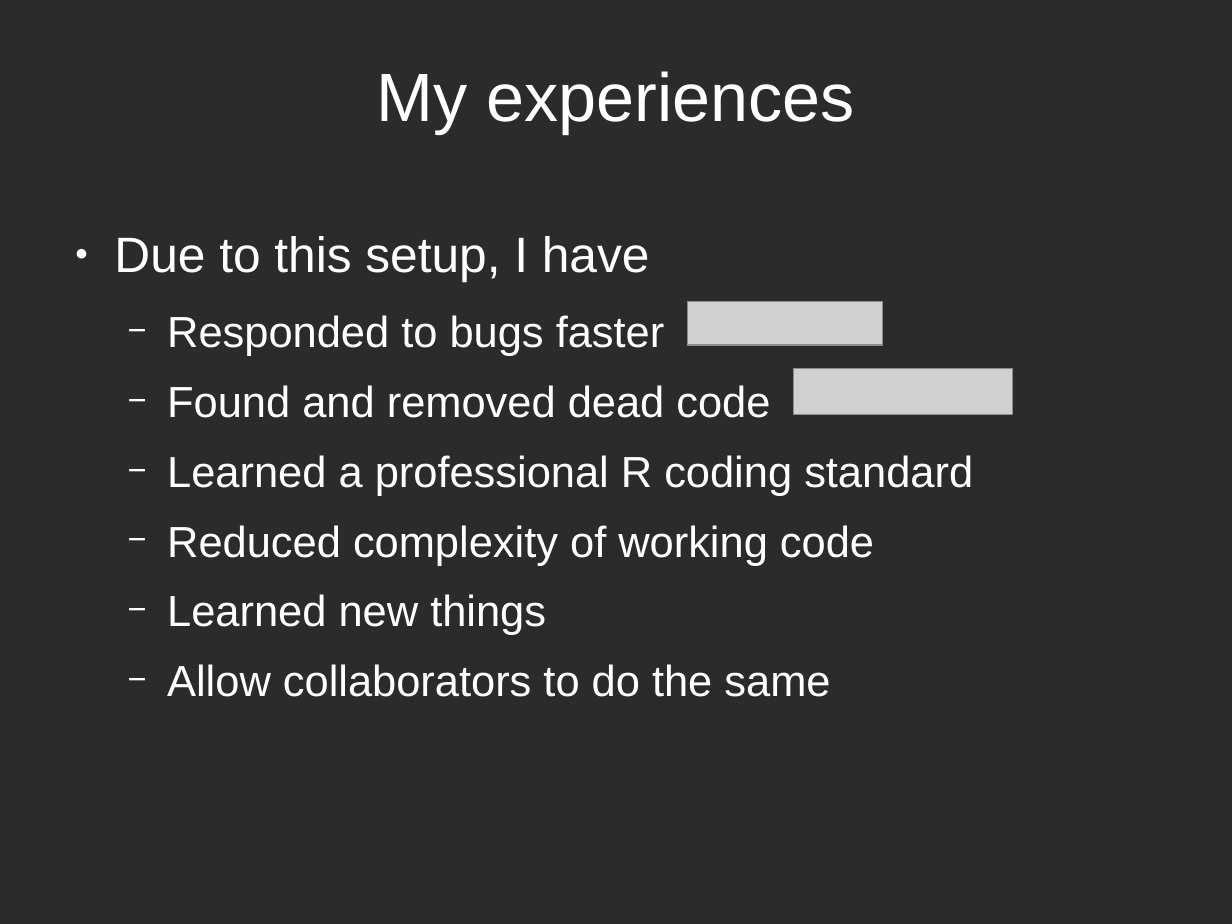
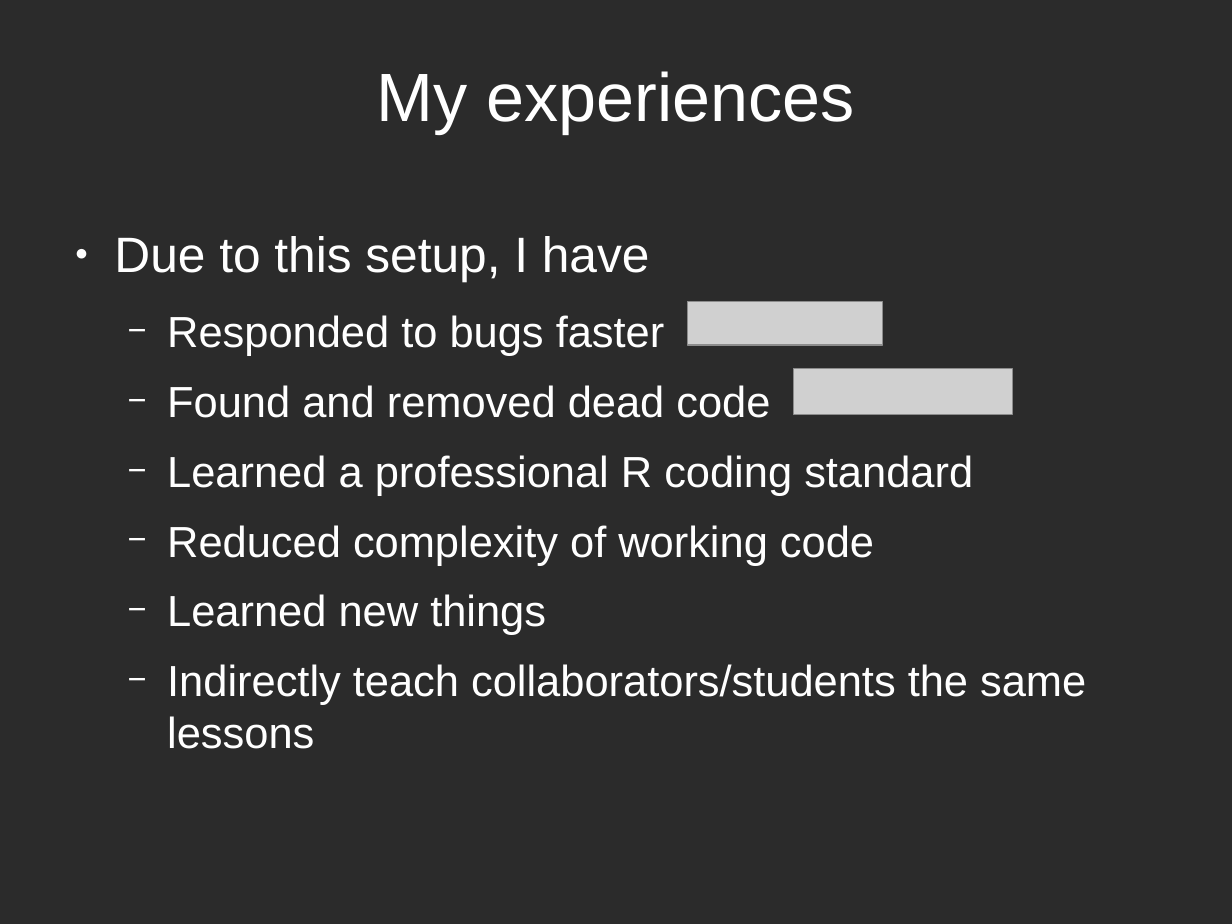
Before and after one commit to richelbilderbeek/PresentationsAboutR, a slide deck: slide 30 of ProfessionalRdevelopment/ProfessionalRDevelopment.odp. Drawn at 1232x924 pixels with LibreOffice and Linux fonts; fonts in the diff are those of the drawing; grey boxes stand for pictures; background and template pictures are left out; a plain dark background stands for a picture behind light text. Boxes give left, top, right and bottom in pixels: in the first picture for what was removed or moved away, otherwise in the second. Text is boxed around its words. In the diff, an @@ line names an element or a change of style, - is before the commit and + after.

```diff
--- a/ProfessionalRdevelopment/ProfessionalRDevelopment.odp
+++ b/ProfessionalRdevelopment/ProfessionalRDevelopment.odp
@@ text at [167,664,1086,749]: text changed @@
-  − Allow collaborators to do the same
+  − Indirectly teach collaborators/students the same lessons
```
Also in this commit, not shown: 5 other slides changed, 2 slides added, 1 other file.
